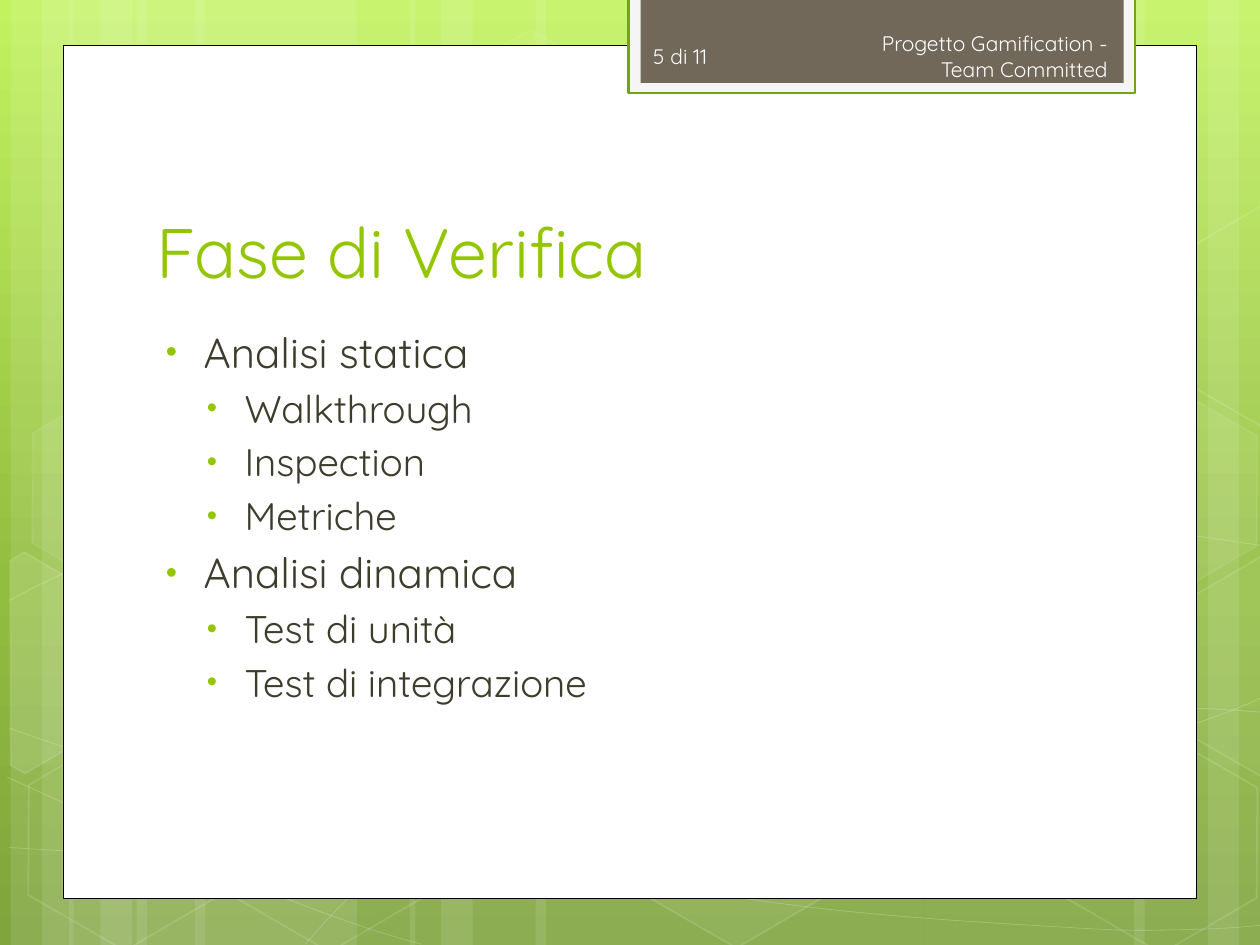
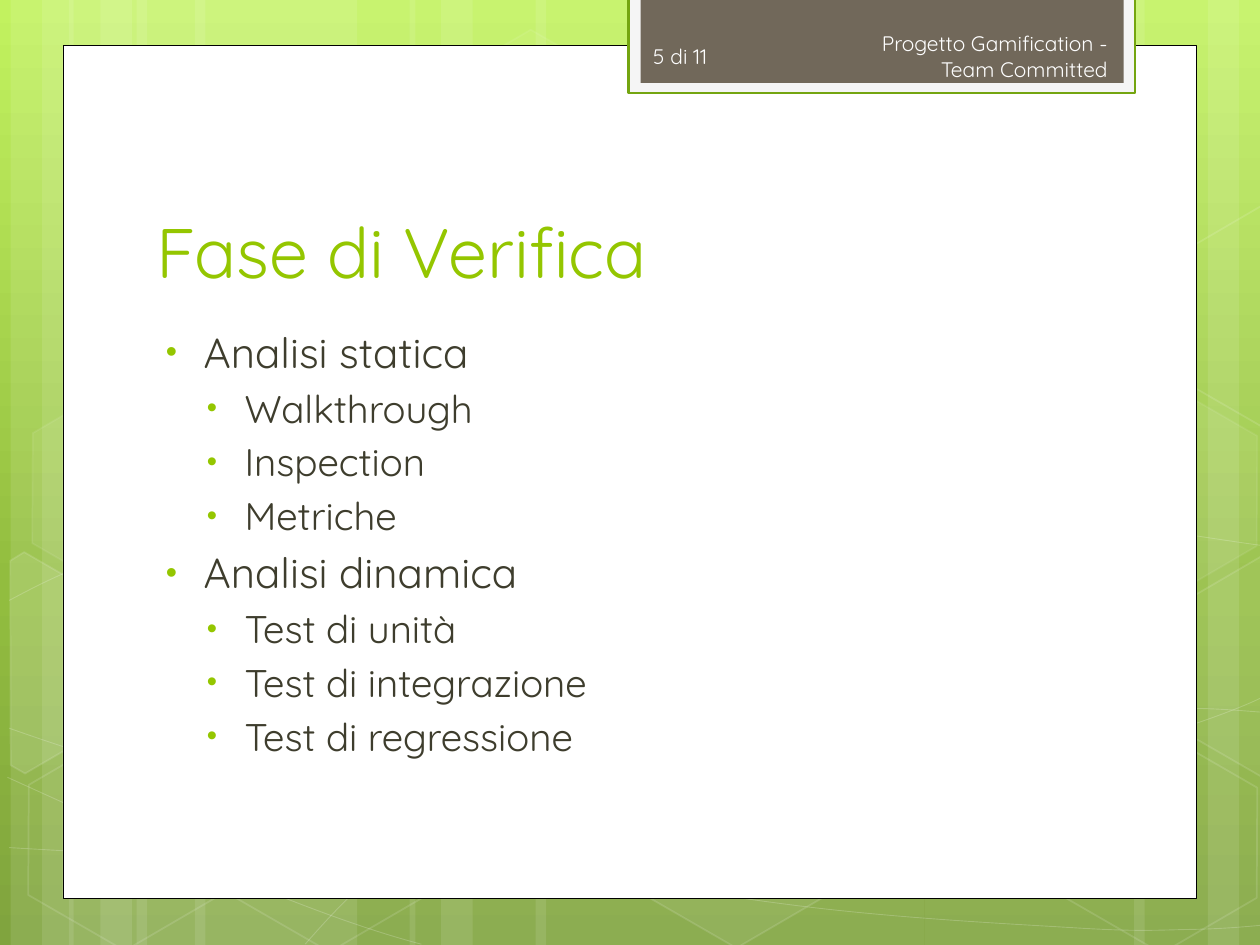
Before and after one commit to TeamCommitted/Team-Committed---Documenti, a slide deck: slide 5 of RQ/Esterni/Presentazione/RQ-Presentazione.pptx. Drawn at 1260x945 pixels with LibreOffice and Linux fonts; fonts in the diff are those of the drawing. Boxes give left, top, right and bottom in pixels: in the first picture for what was removed or moved away, otherwise in the second. Text is boxed around its words. In the diff, an @@ line names an element or a change of style, - is before the commit and + after.

```diff
--- a/RQ/Esterni/Presentazione/RQ-Presentazione.pptx
+++ b/RQ/Esterni/Presentazione/RQ-Presentazione.pptx
@@ text at (x1=245, y1=722, x2=573, y2=759): paragraph added @@
+  • Test di regressione
```
Also in this commit, not shown: 4 other slides changed, 2 other files.
